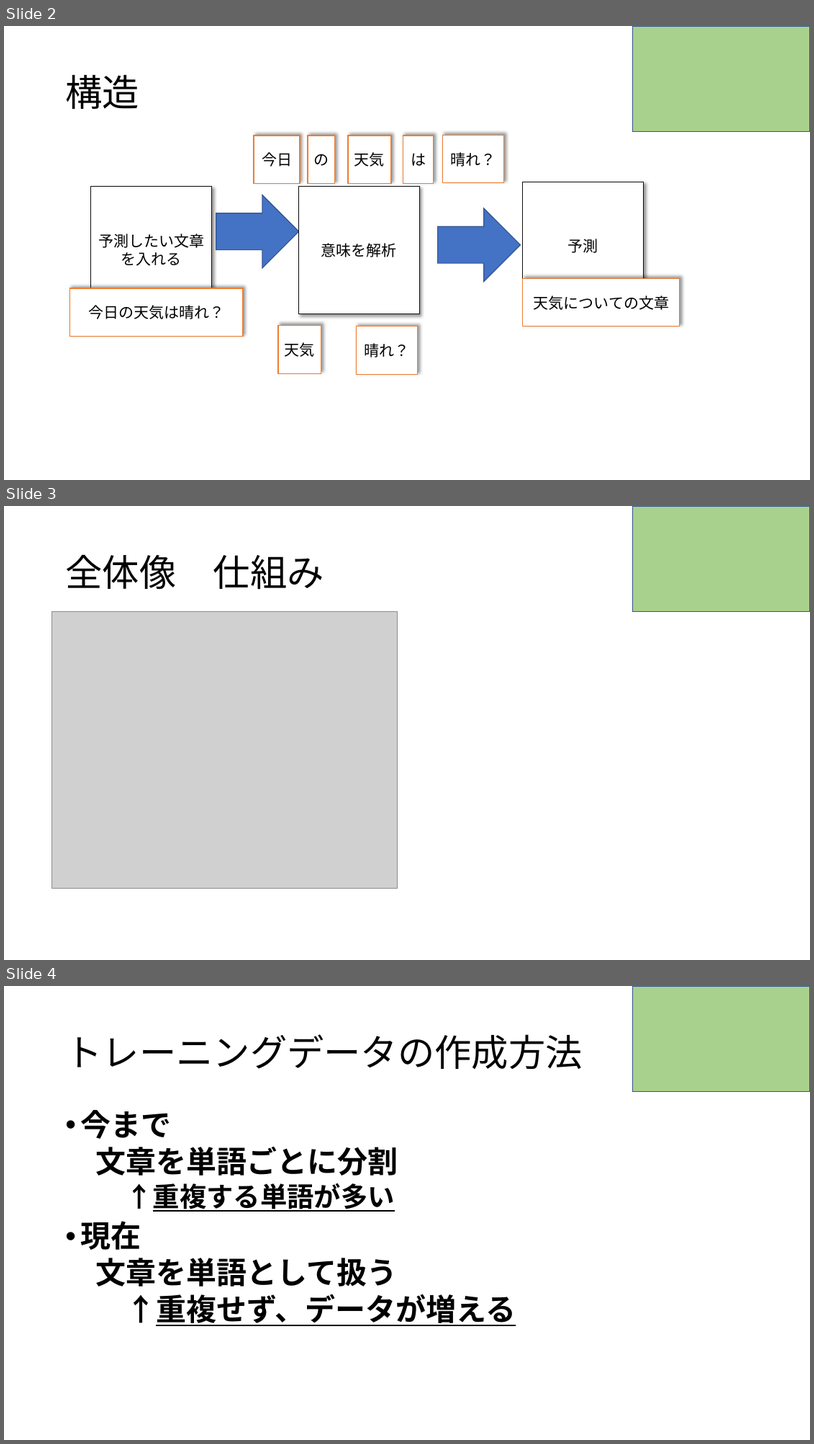
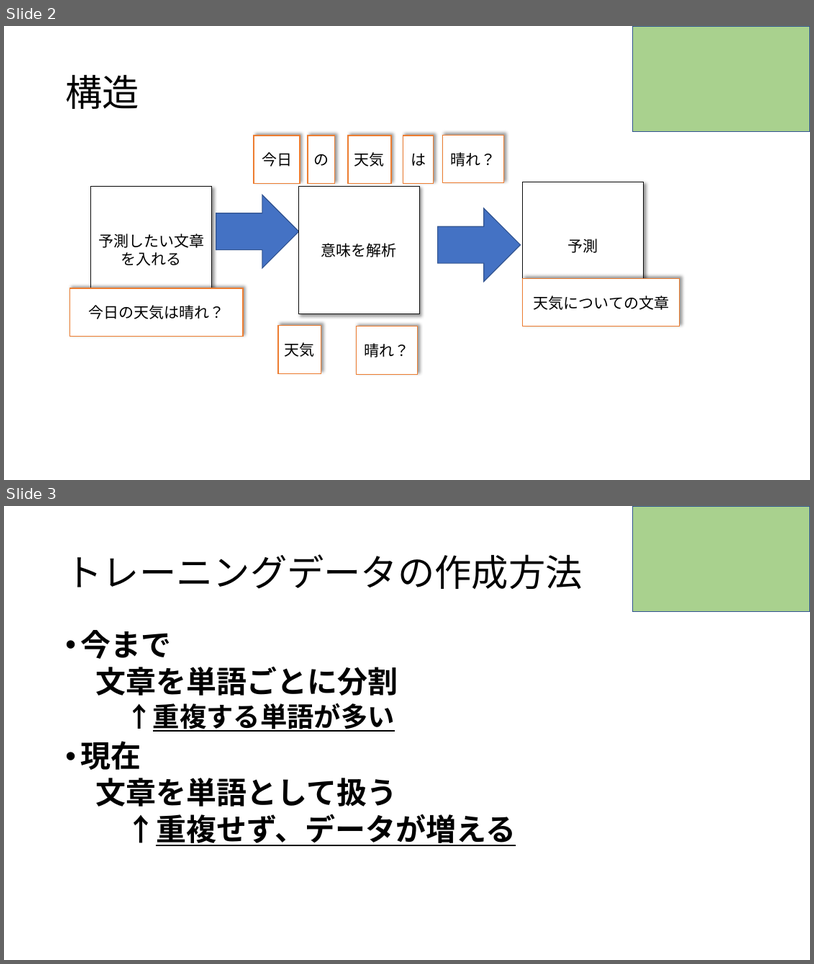
Before and after one commit to RikiishiSuzunosuke/AIspeaker_yosie, a slide deck: presentation/fasttext.pptx. Shown one above the other, each under a label of ours: slides 2, 3 and 4 before the commit, slides 2 and 3 after it. The pictures are 814x1444 and 814x964 pixels, drawn with LibreOffice and Linux fonts; fonts in the diff are those of the drawing; grey boxes stand for pictures. Boxes give left, top, right and bottom in pixels: in the first picture for what was removed or moved away, otherwise in the second. Text is boxed around its words. In the diff, an @@ line names an element or a change of style, - is before the commit and + after.

Commit message:
update

```diff
--- a/presentation/fasttext.pptx
+++ b/presentation/fasttext.pptx
@@ slide 3 removed at box(4, 506, 810, 960), background #FFFFFF @@
@@ rectangle removed at box(633, 506, 810, 611) @@
@@ title removed at box(65, 554, 324, 590) @@
-全体像 仕組み
@@ picture removed at box(52, 611, 398, 888) @@
@@ what was slide 4 is now slide 3 @@
```
